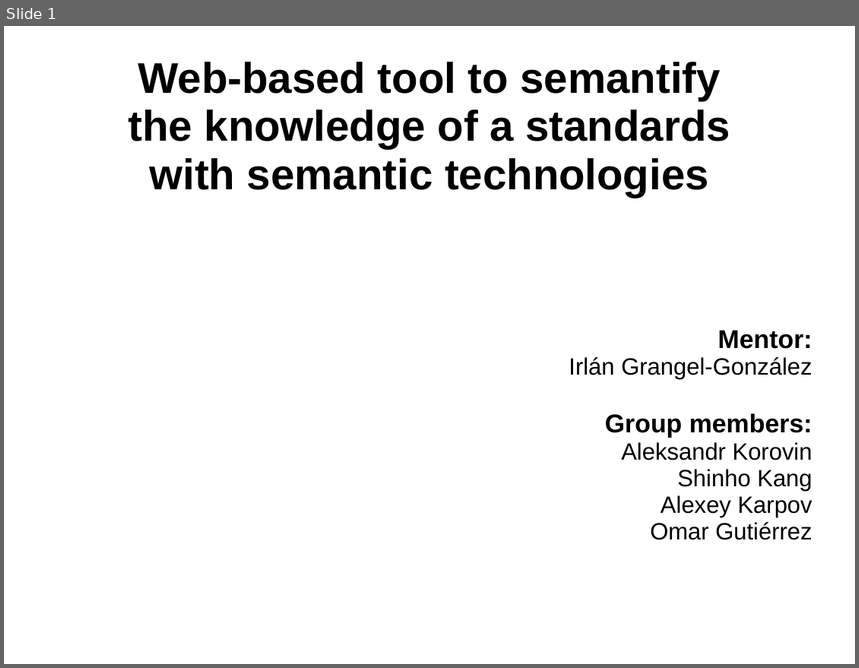
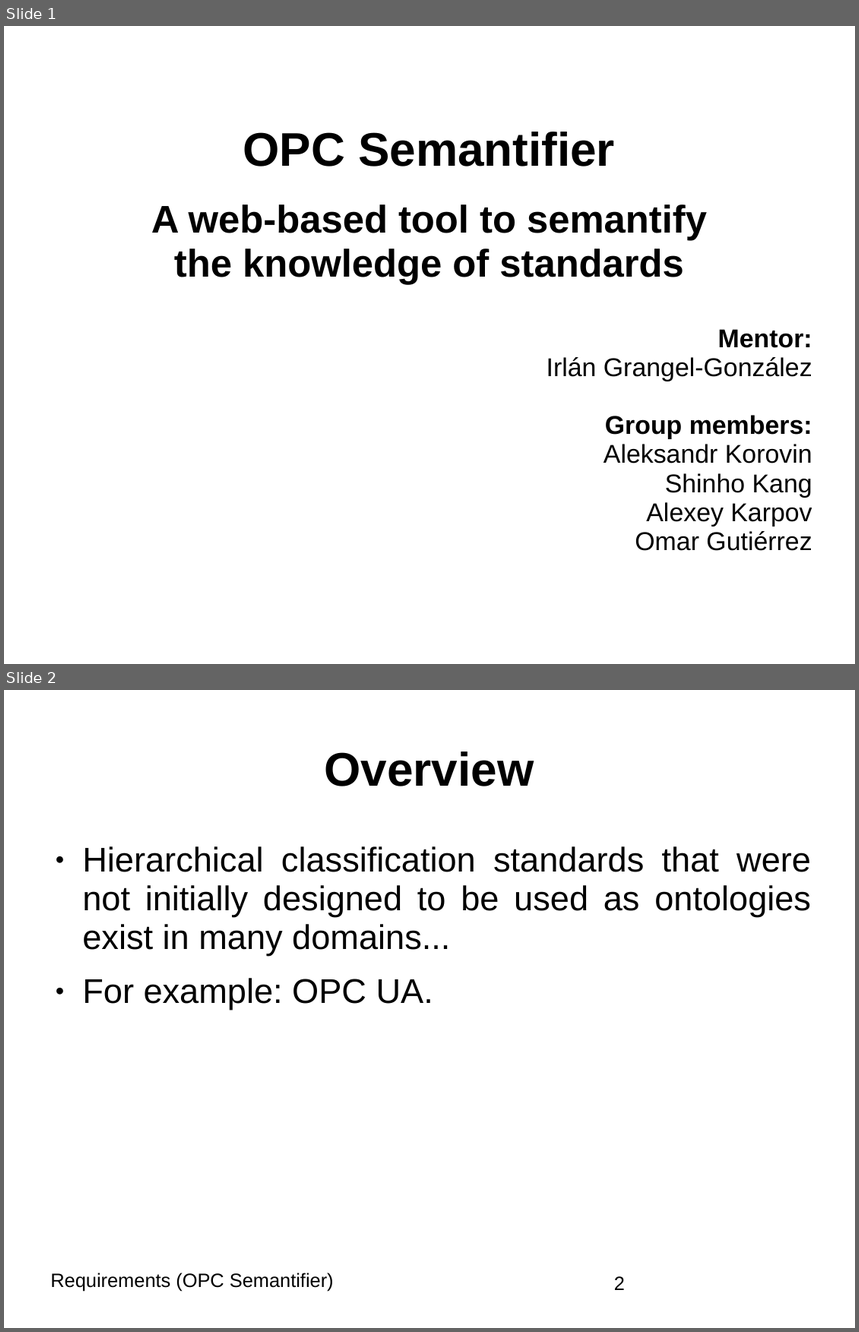
Before and after one commit to BonnWestCoast/Semantify.io-docs, a slide deck: 2requirements/presentation.ppt. Shown one above the other, each under a label of ours: slide 1 before the commit, slides 1 and 2 after it. The pictures are 859x668 and 859x1332 pixels, drawn with LibreOffice and Linux fonts; fonts in the diff are those of the drawing. Boxes give left, top, right and bottom in pixels: in the first picture for what was removed or moved away, otherwise in the second. Text is boxed around its words. In the diff, an @@ line names an element or a change of style, - is before the commit and + after.

```diff
--- a/2requirements/presentation.ppt
+++ b/2requirements/presentation.ppt
@@ slide 2 added at [4,690,855,1328], background #FFFFFF @@
@@ title added at [324,752,534,787], 44 pt, text #000000, bold @@
+Overview
@@ text added at [82,847,811,1010], 32 pt, text #000000 @@
+● Hierarchical classification standards that were not initially designed to be used as ontologies exist in many domains...
+● For example: OPC UA.
@@ text added at [50,1273,334,1291], 18 pt, text #000000 @@
+Requirements (OPC Semantifier)
@@ page number added at [614,1277,625,1290], 18 pt, text #000000 @@
+2
@@ slide 1 changed as well @@
@@ text at [151,132,707,284]: text changed; size 40 to 36 pt @@
-Web-based tool to semantify
-the knowledge of a standards
-with semantic technologies
+OPC Semantifier
+A web-based tool to semantify
+the knowledge of standards
@@ text at [547,357,813,551]: size 22 to 24 pt in "Irlán Grangel-González", "Aleksandr Korovin", "Shinho Kang", "Alexey Karpov" and 1 more places @@
```
Also in this commit, not shown: 3 other slides changed, 3 other slides added, 1 slide removed, 3 other files.
